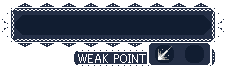
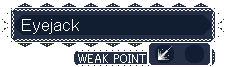
Two versions of the same layered image (225x67). Layer-by-layer changes:
renamed "Pasted Layer" to "Eyejack", showed it, moved it above "BG", painted on it over (22, 19, 79, 34)
